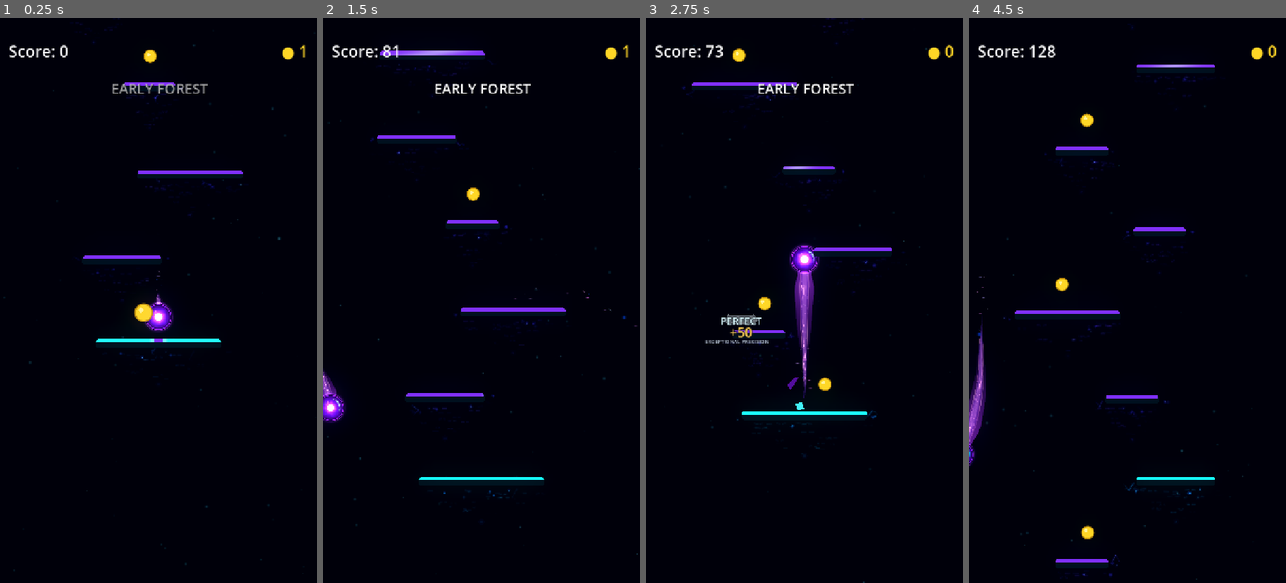
Above: before the commit, frames 1-4 (left to right).
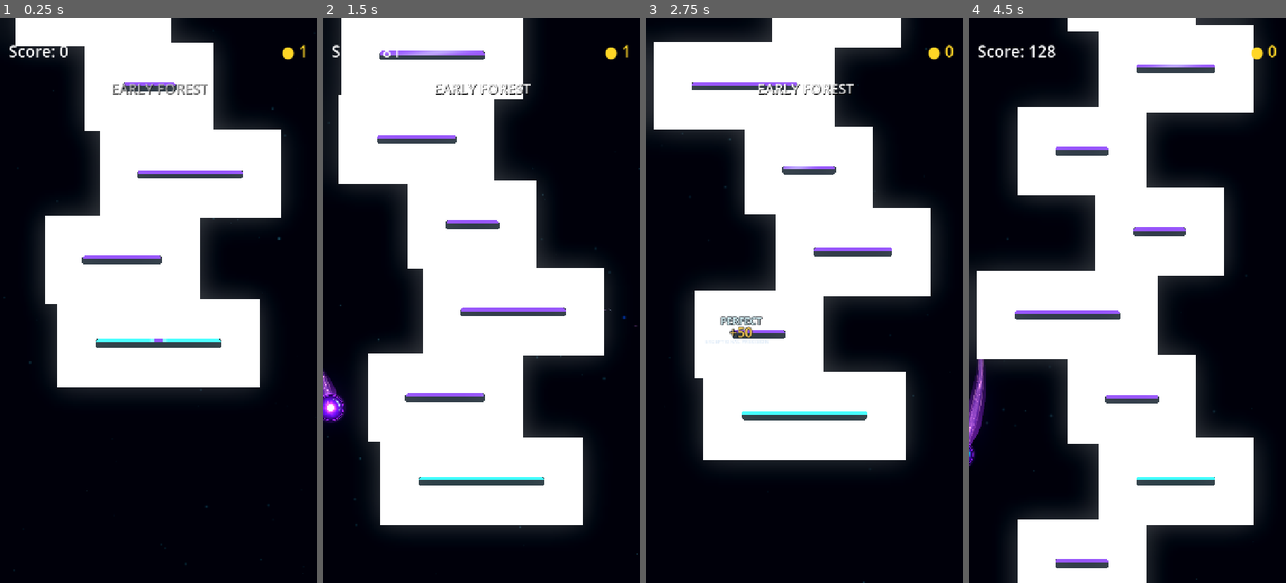
Above: after the commit, the same moments.

Repository: Kryodo/TowerJump
Game: Godot game, scene res://scenes/main.tscn
The game is run twice, just before and just after one commit, with the same random seed, the same clock (stepped at 60 frames per second) and the same inputs.
Inputs (mouse positions are in pixels of both pictures, inside the frame that each line leads up to):
- Up to frame 1 (0.25 s): no input
- Up to frame 2 (1.5 s): move the mouse to (551, 272) at 0.52 s; hold Right (ui_right) 0.53-1.25 s; click (551, 272) at 0.67 s; drag from (418, 328) to (471, 193) at 1.27 s
- Up to frame 3 (2.75 s): click "Nochmal spielen" at 2 s
- Up to frame 4 (4.5 s): move the mouse to (1159, 176) at 2.77 s; hold Right (ui_right) 2.78-3.5 s; drag from (1111, 413) to (1060, 193) at 3.52 s; move the mouse to (1222, 385) at 4.27 s; hold Left (ui_left) from 4.28 s (still down)

The runs differ from the first frame. In frame 1, 37% of the frame differs, in the area x 4-90%, y 0-66%; in frame 2, 51%; in frame 3, 43%; in frame 4, 52%, in the area x 0-92%, y 0-100%.

Commit message:
Keep all resonance feedback inside the tapered field

Diff:
--- a/scenes/platform_resonance_cloud.gdshader
+++ b/scenes/platform_resonance_cloud.gdshader
@@ -75,7 +75,8 @@
 	);
 	float fan_vertical_falloff = exp(-below_platform / 70.0)
 		* (1.0 - smoothstep(fan_depth * 0.84, fan_depth, below_platform));
-	float spatial_falloff = fan_side_falloff * fan_vertical_falloff;
+	float fan_profile = fan_side_falloff * fan_vertical_falloff
+	float spatial_falloff = fan_profile;
 
 	float time = TIME;
 	vec2 p = local_px / vec2(35.0, 27.0);
@@ -142,14 +143,14 @@
 		+ current_threads * 0.075
 		+ cloud_pockets * 0.042;
 	float cloud_alpha = base_density * spatial_falloff * outside_edge * breathe;
-	cloud_alpha += haze_mass * haze_falloff * outside_edge * 0.018;
+	cloud_alpha += haze_mass * haze_falloff * outside_edge * 0.018 * fan_profile;
 
 	// Irregular edge light makes the energy feel attached to the neon hardware.
 	// Because its brightness is modulated by noise, it never becomes a halo ring.
 	float edge_light = exp(-distance_from_edge / 9.0)
 		* (0.35 + 0.65 * broad_volume)
 		* smoothstep(-5.0, 3.0, signed_edge_distance);
-	cloud_alpha += edge_light * 0.095 * (0.82 + breathe * 0.18);
+	cloud_alpha += edge_light * 0.095 * (0.82 + breathe * 0.18) * fan_profile;
 
 	// During approach, the field gently gathers around the predicted contact
 	// area. The influence is broad and blended into the noise, never a badge.
@@ -160,7 +161,7 @@
 		-pow(target_delta.y / 25.0, 2.0)
 	);
 	float focus_density = approach_focus * clamp(approach_charge, 0.0, 1.0);
-	cloud_alpha += focus_density * (0.045 + broad_volume * 0.055);
+	cloud_alpha += focus_density * (0.045 + broad_volume * 0.055) * fan_profile;
 
 	// Landing diffuses a brief cloud-brightening impulse outward from the real
 	// contact position. The ring is soft and noisy, not a crisp shockwave.
@@ -174,7 +175,7 @@
 	float diffuse_front = exp(-pow((radial_distance - expanding_radius) / 12.0, 2.0));
 	float impact_bloom = exp(-dot(impact_delta, impact_delta) / 420.0)
 		* exp(-landing_age * 12.0) * landing_gate;
-	cloud_alpha += (diffuse_front * 0.060 + impact_bloom * 0.12) * landing_fade;
+	cloud_alpha += (diffuse_front * 0.060 + impact_bloom * 0.12) * landing_fade * fan_profile;
 
 	// Idle field leans gently toward the platform's purple idle light; active
 	// charge blends toward the cyan energy already used by the platform edge.
